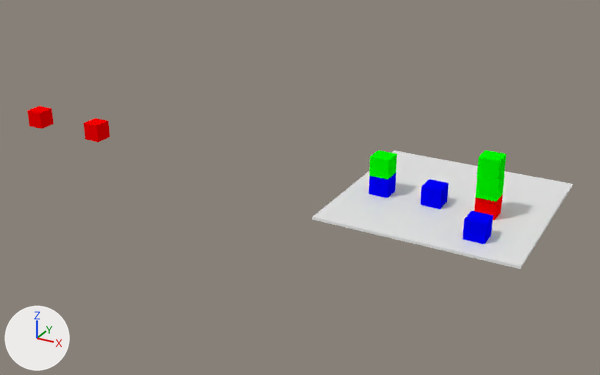
One commit to the Blender file bw_scene.blend: the scene before it, then after it.
Camera for both pictures: a 50 mm camera at (11.5, -36.2, 17.0) aimed at (-8.3, 0.0, -1.1). Every picture has the same lights, and +X, +Y and +Z are marked at lower left.

In view in the first picture: 'Burger King', "McDonald's", 'NVidia', 'SRI', 'Starbucks', 'Table', 'Target', 'Texaco', 'Toyota'.
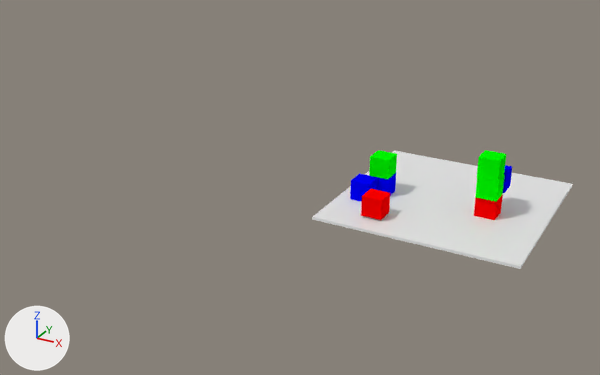
What differs and where, as boxes [x1, y1, x2, y2] in the pictures (600 x 375 px):
```json
{"object": "SRI", "change": "moved", "before": [83, 118, 110, 142], "after": [361, 189, 390, 220]}
{"object": "Target", "change": "moved", "before": [420, 179, 449, 209], "after": [350, 174, 378, 202]}
{"object": "Toyota", "change": "moved", "before": [463, 211, 493, 244], "after": [503, 165, 512, 193]}
{"object": "NVidia", "change": "deleted", "before": [27, 106, 54, 129], "on screen": "red"}
```

Edits to the scene script, one JSON object a line:
```json
{"op": "set", "path": "ob_target.location", "old": "(-0.52, -0.69, 0.49)", "new": "(-3.81, -1.7, 0.49)"}
{"op": "remove", "block": "ob_nvidia", "code": ["ob_nvidia = bpy.data.objects.new('NVidia', me_block_mesh_002)", "ob_nvidia.location = (-25.45, -1.61, 0.59)", "ob_nvidia.scale = (6.46, 6.46, 6.46)"]}
{"op": "set", "path": "ob_toyota.location", "old": "(2.45, -3.19, 0.49)", "new": "(2.24, 0.23, 1.57)"}
{"op": "set", "path": "ob_sri.location", "old": "(-20.91, -1.72, 0.59)", "new": "(-2.47, -3.31, 0.59)"}
```
